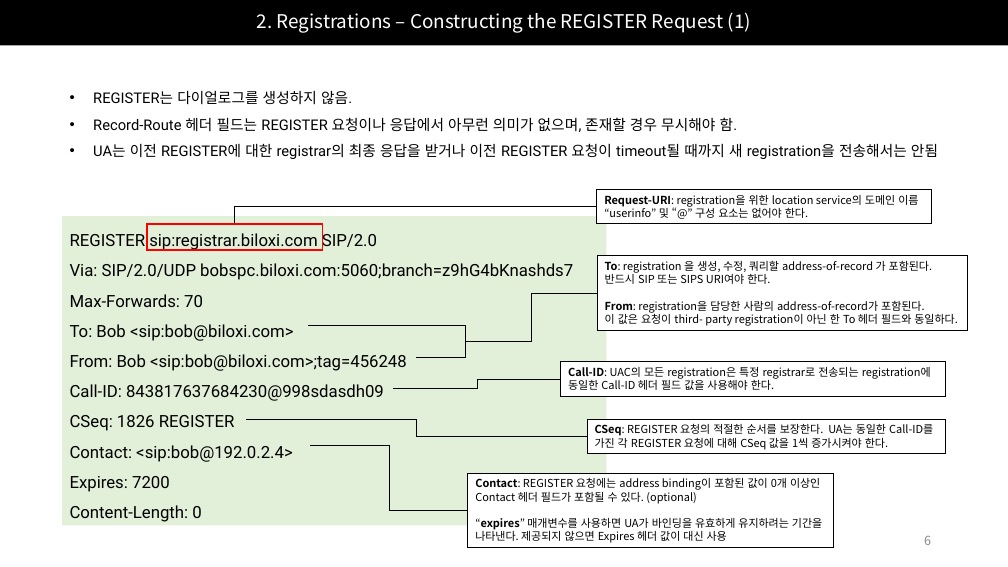
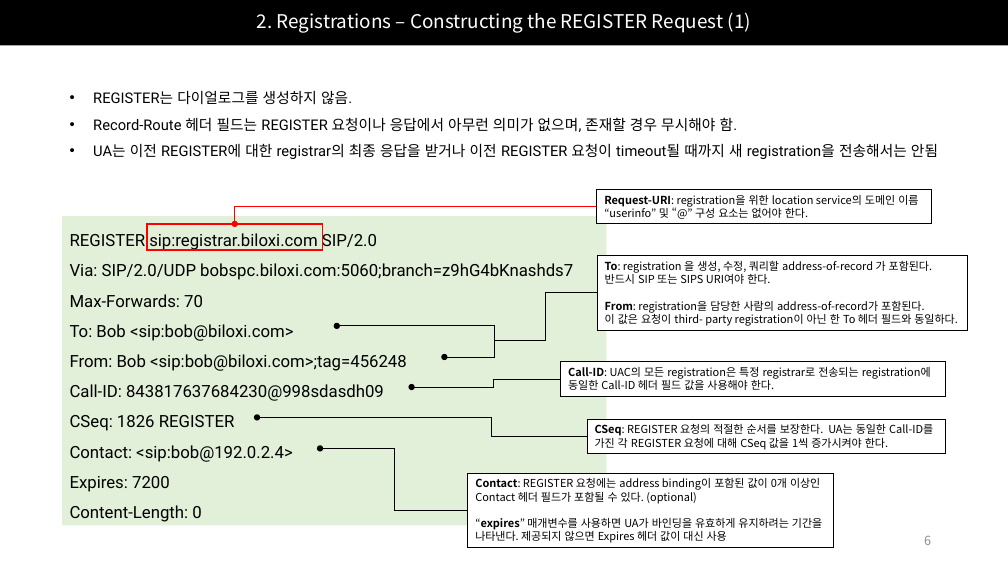
Before and after one commit to Epsilonely/SIP-Survey, a slide deck: slide 6 of 세미나 2차.pptx. Drawn at 1008x567 pixels with LibreOffice and Linux fonts; fonts in the diff are those of the drawing. Boxes give left, top, right and bottom in pixels: in the first picture for what was removed or moved away, otherwise in the second. Text is boxed around its words. In the diff, an @@ line names an element or a change of style, - is before the commit and + after.

```diff
--- a/세미나 2차.pptx
+++ b/세미나 2차.pptx
@@ elbow line (235, 224) - (597, 206): elbow line to elbow arrow; stroke #000000 0.5 pt to #FF0000 0.5 pt @@
@@ elbow line moved from (597, 293) - (466, 341) to (597, 293) - (494, 340) @@
@@ elbow line moved from (309, 326) - (416, 357) to (337, 326) - (445, 357) @@
@@ elbow line (337, 326) - (445, 357): elbow line to elbow double arrow @@
@@ elbow line moved from (393, 388) - (561, 379) to (411, 387) - (561, 379) @@
@@ elbow line (411, 387) - (561, 379): elbow line to elbow arrow @@
@@ elbow line moved from (247, 419) - (588, 436) to (257, 417) - (588, 437) @@
@@ elbow line (257, 417) - (588, 437): elbow line to elbow arrow @@
@@ elbow line moved from (468, 510) - (310, 446) to (468, 510) - (320, 448) @@
@@ elbow line (468, 510) - (320, 448): elbow line to elbow arrow @@
```
Also in this commit, not shown: 4 other slides changed, 11 slides added, 1 slide removed.
